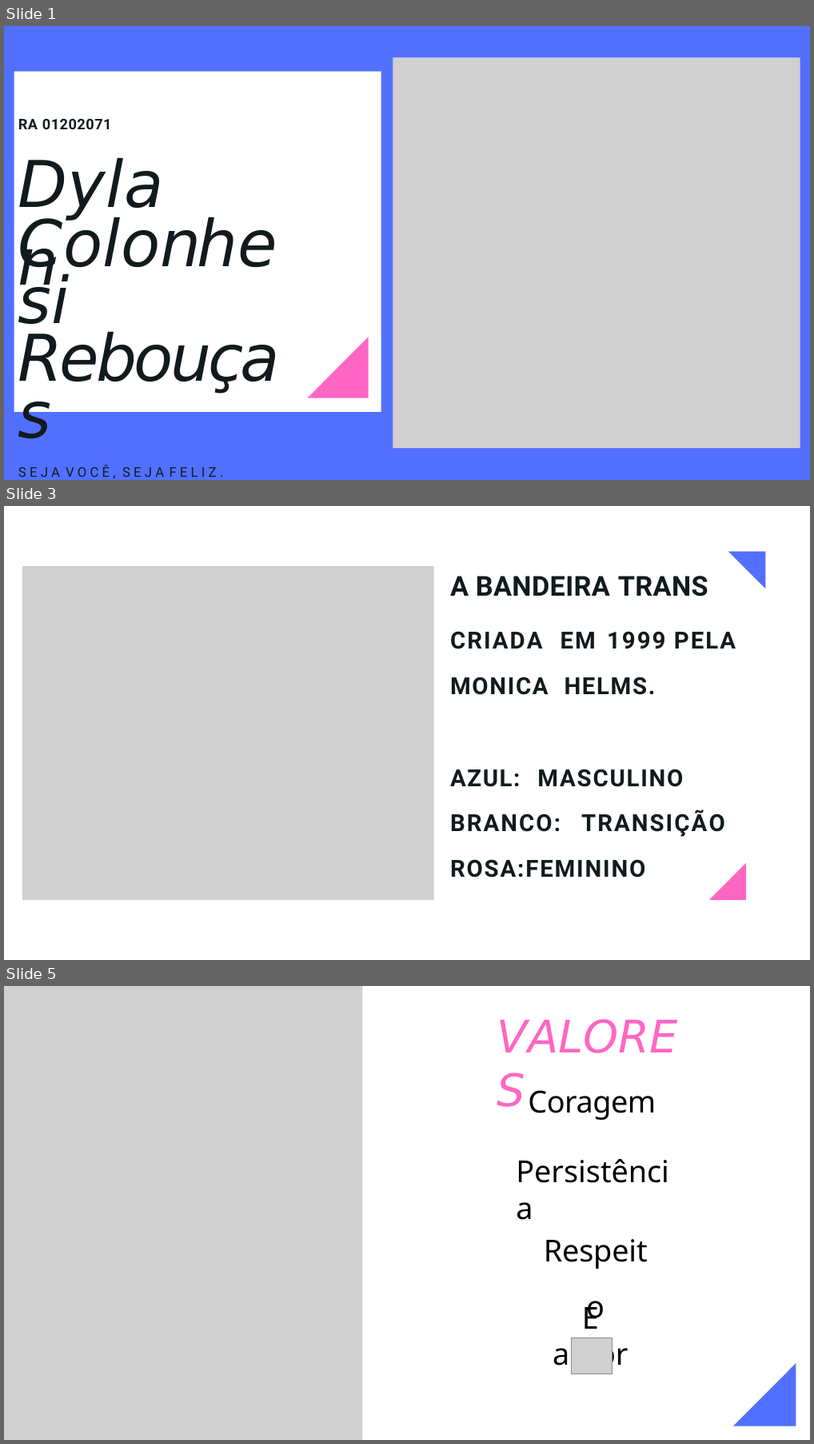
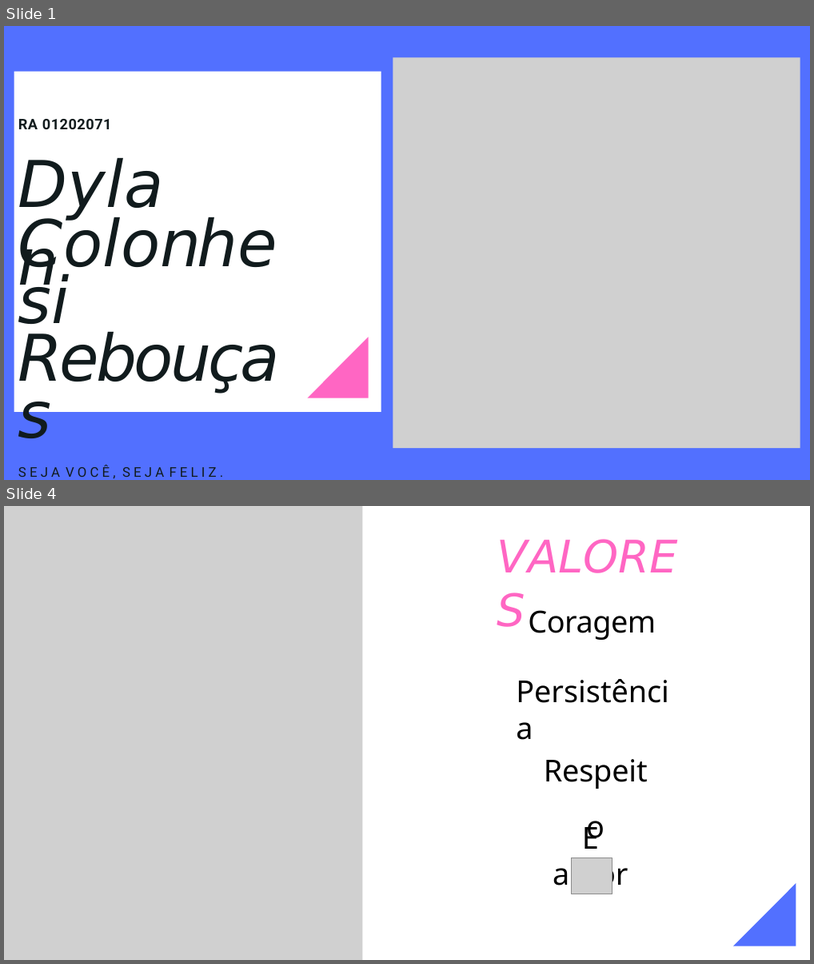
Before and after one commit to dylancolonhesi/TogetherTech-projeto1adsb, a slide deck: documentacao/Slide/Slide Finalizado.pptx. Shown one above the other, each under a label of ours: slides 1, 3 and 5 before the commit, slides 1 and 4 after it; the slides between them are not shown. The pictures are 814x1444 and 814x964 pixels, drawn with LibreOffice and Linux fonts; fonts in the diff are those of the drawing; grey boxes stand for pictures. Boxes give left, top, right and bottom in pixels: in the first picture for what was removed or moved away, otherwise in the second. Text is boxed around its words. In the diff, an @@ line names an element or a change of style, - is before the commit and + after.

```diff
--- a/documentacao/Slide/Slide Finalizado.pptx
+++ b/documentacao/Slide/Slide Finalizado.pptx
@@ slide 3 removed at (4, 506, 810, 960), background #FFFFFF @@
@@ freeform shape removed at (729, 552, 766, 588) @@
@@ picture removed at (22, 566, 434, 900) @@
@@ title removed at (450, 576, 709, 596) @@
-A BANDEIRA TRANS
@@ text removed at (450, 631, 736, 877) @@
-CRIADA EM 1999 PELA
-MONICA HELMS.
-AZUL: MASCULINO
-BRANCO: TRANSIÇÃO ROSA:FEMININO
@@ freeform shape removed at (710, 863, 746, 900) @@
@@ what was slide 5 is now slide 4 @@
```
Also in this commit, not shown: 3 slides changed, 1 slide added, 1 other slide removed, 5 other files.
